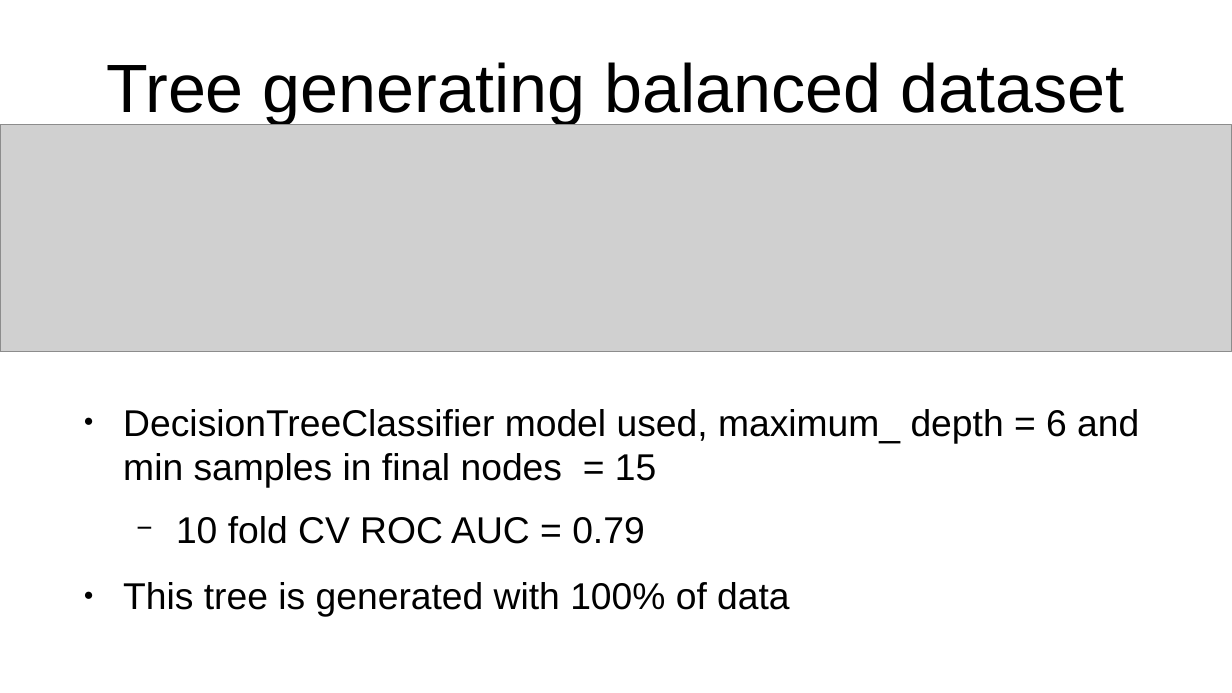
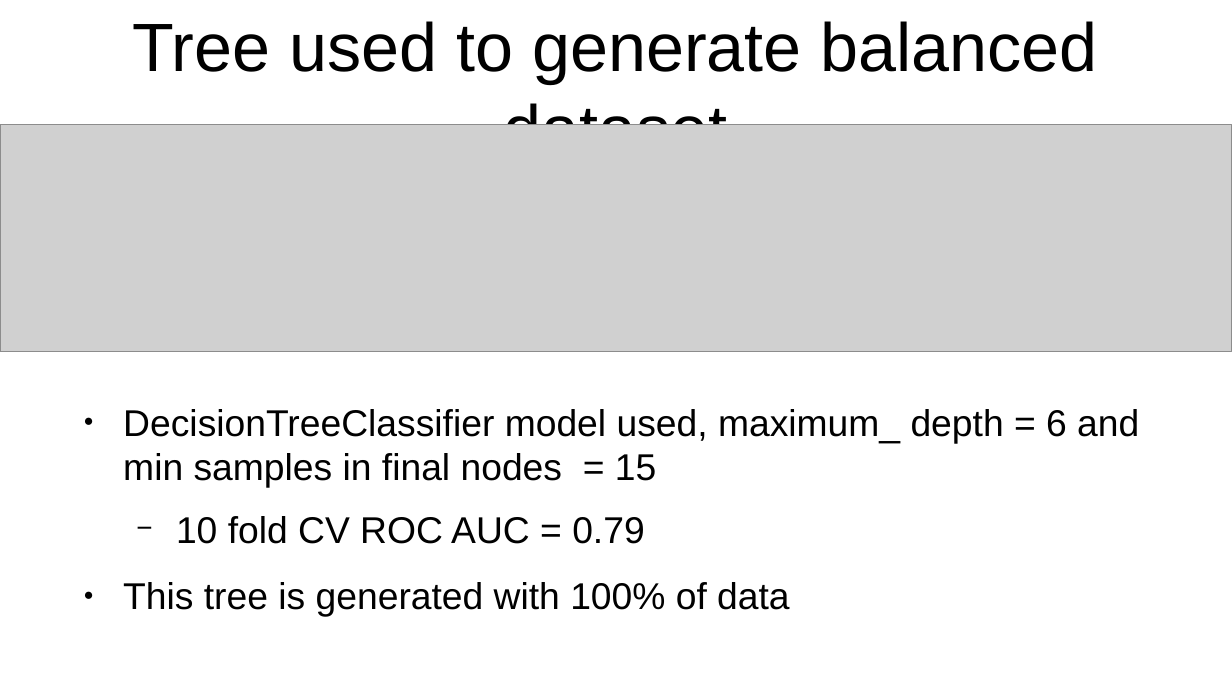
Before and after one commit to leexa90/RWD-drug-efficacy, a slide deck: slide 11 of ppt.odp. Drawn at 1232x693 pixels with LibreOffice and Linux fonts; fonts in the diff are those of the drawing; grey boxes stand for pictures. Boxes give left, top, right and bottom in pixels: in the first picture for what was removed or moved away, otherwise in the second. Text is boxed around its words. In the diff, an @@ line names an element or a change of style, - is before the commit and + after.

```diff
--- a/ppt.odp
+++ b/ppt.odp
@@ title at [133, 21, 1098, 125]: text changed @@
-Tree generating balanced dataset
+Tree used to generate balanced dataset
```
Also in this commit, not shown: 2 other slides changed, 1 other file.
